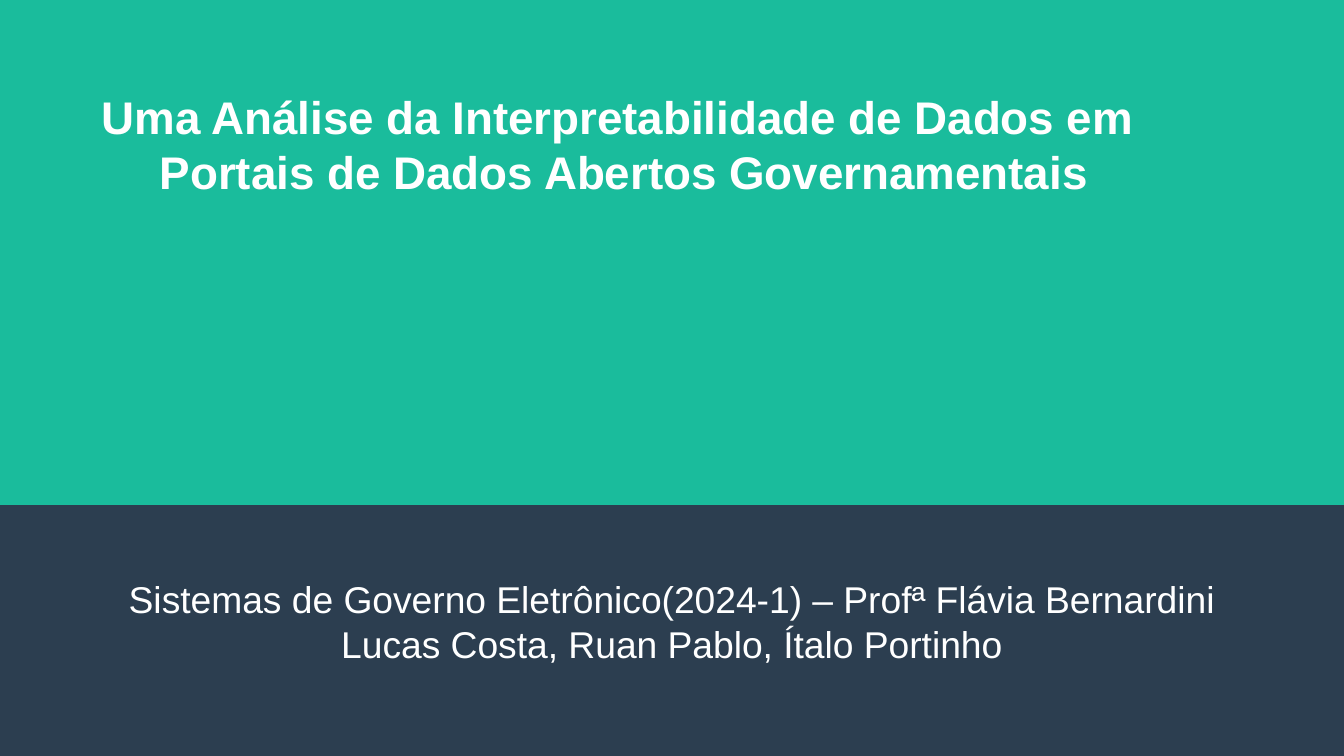
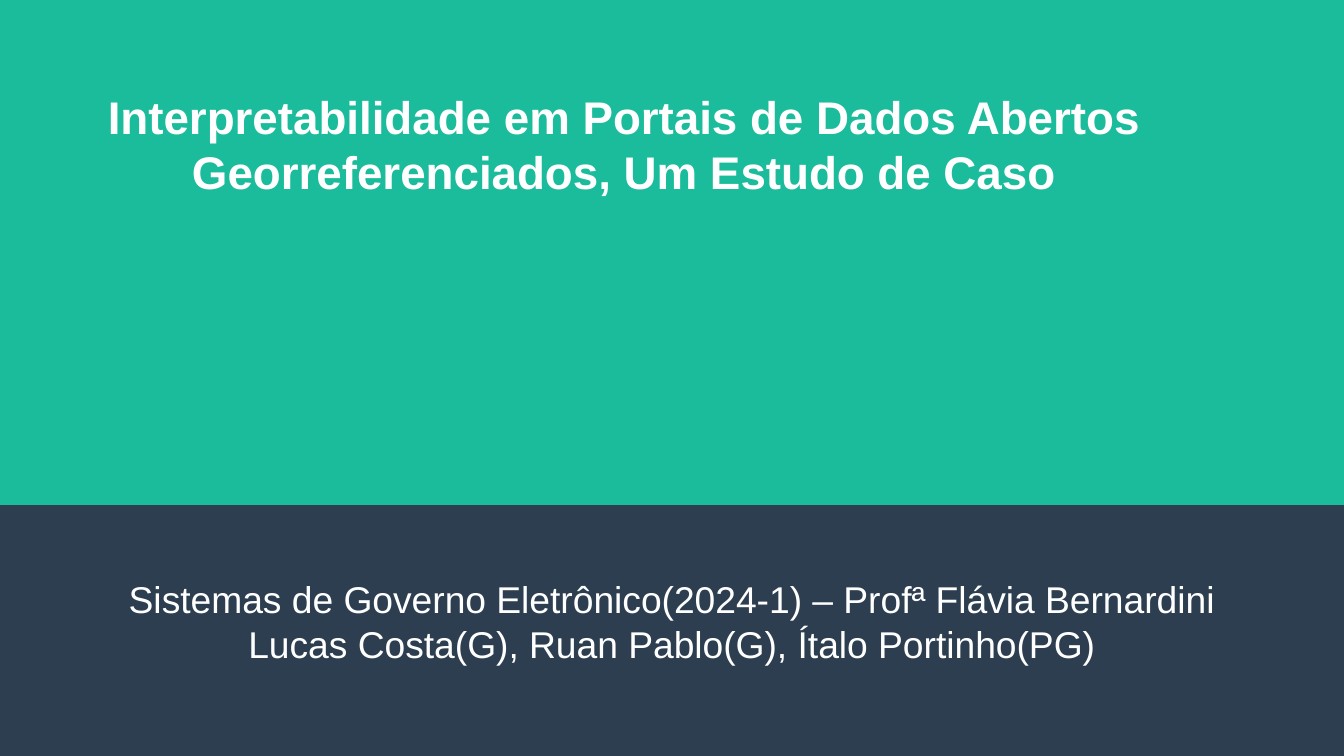
Before and after one commit to italoportinho/trabalho-egov-2024-1, a slide deck: slide 1 of trabalho-pratico/apresentacao_trabalho_pratico_EGOV_2024-1.pptx. Drawn at 1344x756 pixels with LibreOffice and Linux fonts; fonts in the diff are those of the drawing. Boxes give left, top, right and bottom in pixels: in the first picture for what was removed or moved away, otherwise in the second. Text is boxed around its words. In the diff, an @@ line names an element or a change of style, - is before the commit and + after.

```diff
--- a/trabalho-pratico/apresentacao_trabalho_pratico_EGOV_2024-1.pptx
+++ b/trabalho-pratico/apresentacao_trabalho_pratico_EGOV_2024-1.pptx
@@ text at [108, 101, 1140, 196]: text changed @@
-Uma Análise da Interpretabilidade de Dados em
-Portais de Dados Abertos Governamentais
+Interpretabilidade em Portais de Dados Abertos Georreferenciados, Um Estudo de Caso
@@ text at [248, 628, 1095, 665]: text changed @@
-Lucas Costa, Ruan Pablo, Ítalo Portinho
+Lucas Costa(G), Ruan Pablo(G), Ítalo Portinho(PG)
```
Also in this commit, not shown: 37 other slides changed, 18 slides added, 2 slides removed.
